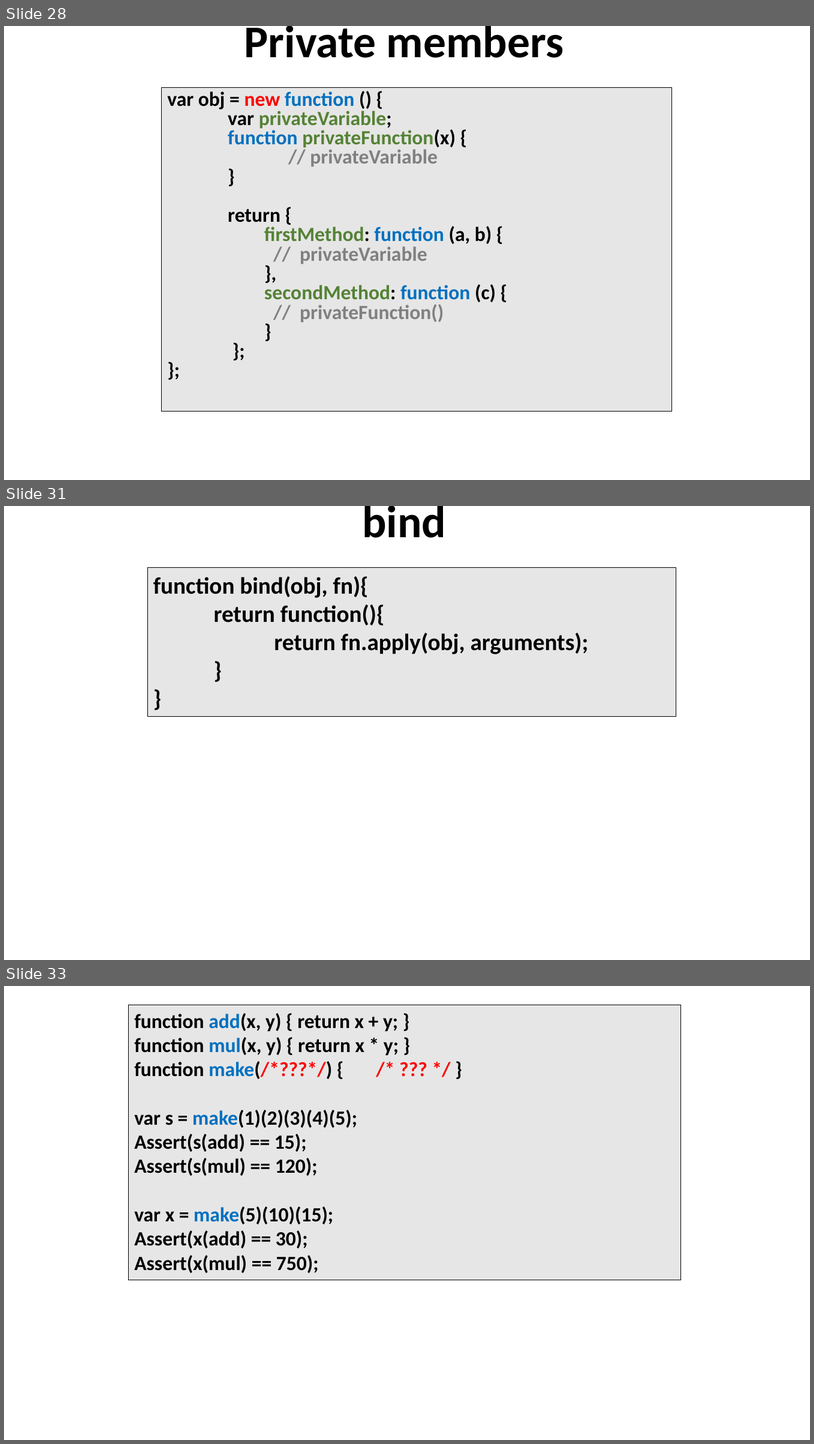
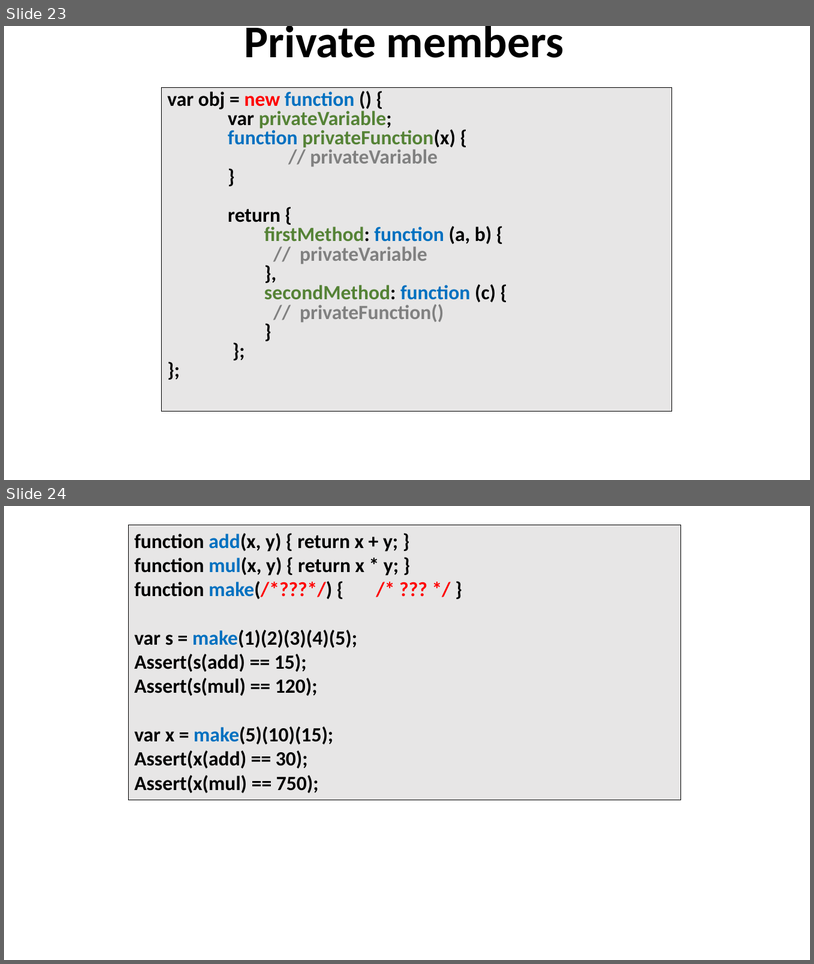
Before and after one commit to dzmitry-varabei/front-end-course, a slide deck: lecture-4-functions/lecture4-functions.pptx. Shown one above the other, each under a label of ours: slides 28, 31 and 33 before the commit, slides 23 and 24 after it; the slides between them are not shown. The pictures are 814x1444 and 814x964 pixels, drawn with LibreOffice and Linux fonts; fonts in the diff are those of the drawing. Boxes give left, top, right and bottom in pixels: in the first picture for what was removed or moved away, otherwise in the second. Text is boxed around its words. In the diff, an @@ line names an element or a change of style, - is before the commit and + after.

```diff
--- a/lecture-4-functions/lecture4-functions.pptx
+++ b/lecture-4-functions/lecture4-functions.pptx
@@ slide 31 removed at bbox=[4, 506, 810, 960], background #FFFFFF @@
@@ title removed at bbox=[362, 506, 446, 538] @@
-bind
@@ rectangle removed at bbox=[147, 568, 677, 717] @@
-function bind(obj, fn){
-return function(){
-return fn.apply(obj, arguments);
-}
-}
@@ what was slide 28 is now slide 23 @@
@@ what was slide 33 is now slide 24 @@
```
Also in this commit, not shown: 10 other slides removed, 2 other files.
